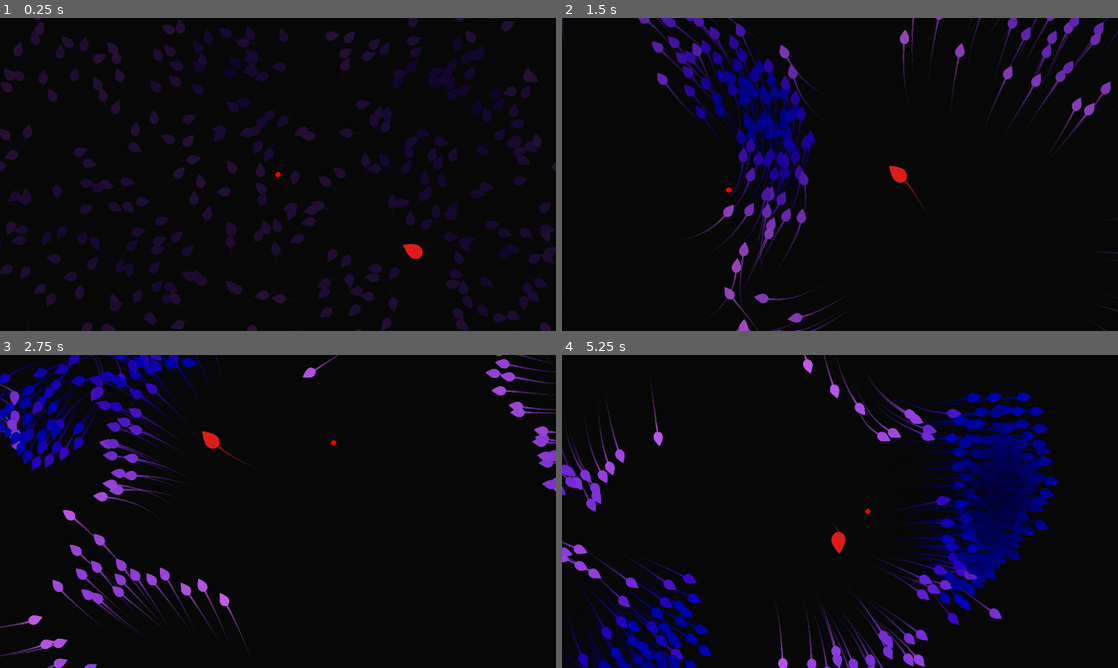
Above: before the commit, frames 1-4 (two rows, left to right).
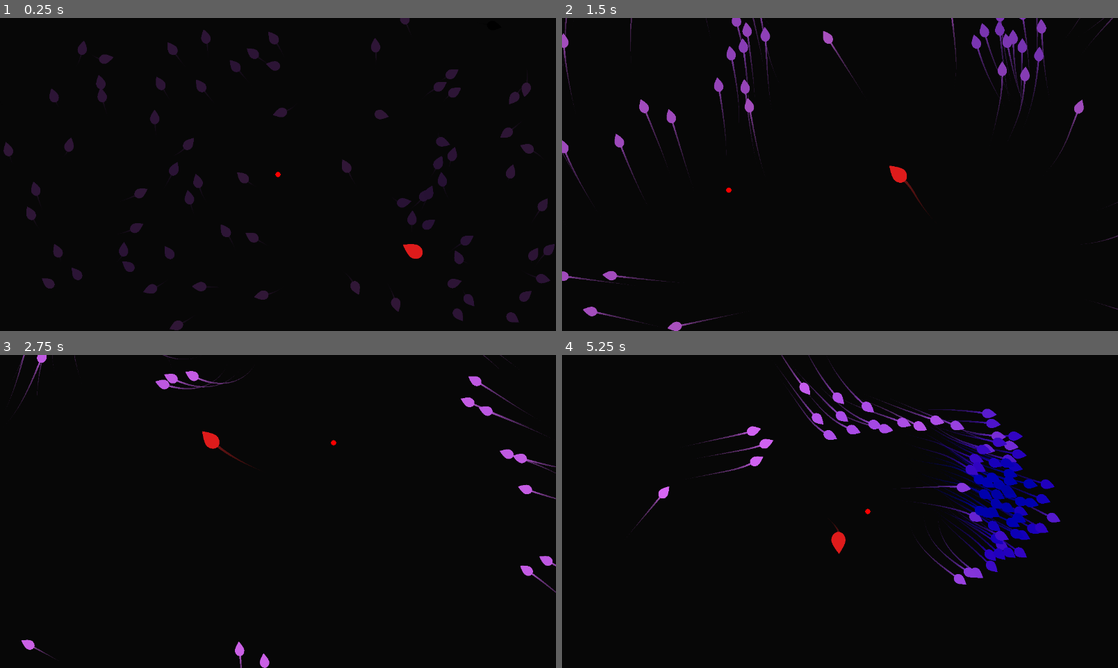
Above: after the commit, the same moments.

Repository: sergioabreu-g/boids
Game: Godot game, scene res://assets/scenes/main.tscn
Same seed, same stepped clock (60 frames per second), same inputs: the game is played once before the commit and once after it.
Inputs (mouse positions are in pixels of both pictures, inside the frame that each line leads up to):
- Up to frame 1 (0.25 s): no input
- Up to frame 2 (1.5 s): move the mouse to (962, 158) at 0.52 s; move the mouse to (728, 190) at 1.27 s
- Up to frame 3 (2.75 s): move the mouse to (333, 442) at 2.02 s
- Up to frame 4 (5.25 s): move the mouse to (812, 574) at 2.77 s; move the mouse to (1006, 558) at 3.52 s; move the mouse to (673, 464) at 4.27 s; move the mouse to (867, 511) at 5.02 s

The runs differ from the first frame. In frame 1, 14% of the frame differs, in the area x 0-100%, y 0-100%; in frame 2, 11%; in frame 3, 9.3%; in frame 4, 17%, in the area x 0-90%, y 0-100%.

Commit message:
add deploy script

Diff:
--- a/boids-algorithm/assets/scenes/main.tscn
+++ b/boids-algorithm/assets/scenes/main.tscn
@@ -17,13 +17,13 @@
 [node name="Flock" type="Node2D" parent="."]
 script = ExtResource("1")
 boidScene = ExtResource("2")
-numberOfBoids = 300
+numberOfBoids = 75
 predator = NodePath("../Predator")
 
 [node name="Predator" type="Node2D" parent="."]
 position = Vector2(960, 540)
 script = ExtResource("4")
-acceleration = 1000.0
+acceleration = 4000.0
 maxSpeed = 300.0
 
 [node name="Sprite2D" type="Sprite2D" parent="Predator"]
--- a/boids-algorithm/assets/scripts/Flock.gd
+++ b/boids-algorithm/assets/scripts/Flock.gd
@@ -24,6 +24,7 @@
 # Called when the node enters the scene tree for the first time.
 func _ready():
 	Input.set_mouse_mode(Input.MOUSE_MODE_HIDDEN)
+	get_viewport().size_changed.connect(_on_window_size_changed)
 
 	randomize()
 	_envDims = get_viewport_rect().size
@@ -37,6 +38,12 @@
 		var x = randf_range(0, _envDims.x)
 		var y = randf_range(0, _envDims.y)
 		instance.set_position(Vector2(x, y))
+
+# Define the function to handle the signal
+func _on_window_size_changed():
+	var new_size = get_viewport().get_visible_rect().size
+	print("Window size changed to: ", new_size)
+	_envDims = get_viewport_rect().size
 
 func _process(delta):
 	_detectNeighbors()
--- a/boids-algorithm/project.godot
+++ b/boids-algorithm/project.godot
@@ -18,8 +18,6 @@
 
 window/size/viewport_width=1280
 window/size/viewport_height=720
-window/size/resizable=false
-window/size/borderless=true
 window/size/fullscreen=true
 
 [physics]
Not shown, changed: .gitignore
Not shown, removed: build/index.apple-touch-icon.png
Not shown, removed: build/index.audio.worklet.js
Not shown, removed: build/index.html
Not shown, removed: build/index.icon.png
Not shown, removed: build/index.js
Not shown, removed: build/index.pck
Not shown, removed: build/index.png
Not shown, changed: build/index.wasm
Not shown, added: deploy.sh
